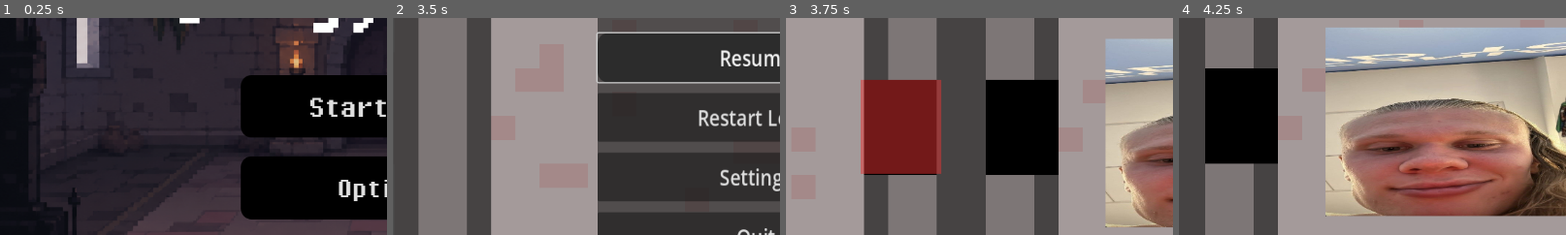
Above: before the commit, frames 1-4 (left to right).
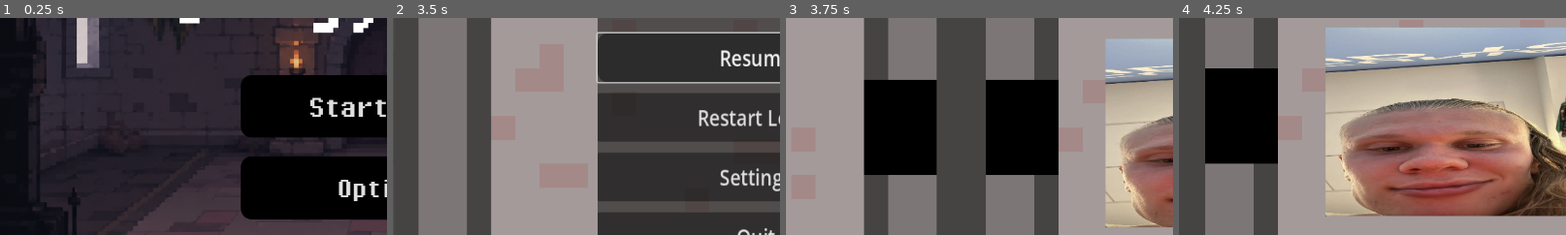
Above: after the commit, the same moments.

Repository: gx040502/energy-knight
Game: Godot game, scene res://Sinyen/main_menu/scenes/main_menu.tscn
Two runs of this game, one before a commit and one after it. Both use one fixed random seed, a clock stepped at 60 frames per second and the inputs below.
Inputs (mouse positions are % of the whole screen's width and height, from its top left):
- Up to frame 1 (0.25 s): no input
- Up to frame 2 (3.5 s): click "Start Game" at 0.5 s; click "Level 1" at 1.25 s; move the mouse to (72, 45) at 2.02 s; hold D (right) 2.03-2.75 s; tap Space (dash) at 2.1 s; click (72, 45) at 2.17 s; click "II" at 2.75 s
- Up to frame 3 (3.75 s): click "Restart Level" at 3.5 s
- Up to frame 4 (4.25 s): no input
The pictures show only the part of the screen within x 0-50%, y 28-78%; the shares and areas given below are measured in that part.

Frames 1-2 are identical in both runs. In frame 3, 9.0% of the frame differs, in the area x 19-41%, y 28-72%; in frame 4, nothing differs.
Error after the commit: Parse Error: Preload file "res://ChiHong/enemies/archer.tscn" does not exist. (res://JunZhi/spawner/enemy_spawner.gd:7)

Commit message:
Fixed Jun Zhi Part

Diff:
--- a/JunZhi/enemies/knockback_scout.tscn
+++ b/JunZhi/enemies/knockback_scout.tscn
@@ -51,6 +51,23 @@
 "texture": SubResource("AtlasTexture_lb6c7")
 }],
 "loop": true,
+"name": &"attack",
+"speed": 5.0
+}, {
+"frames": [{
+"duration": 1.0,
+"texture": SubResource("AtlasTexture_477d6")
+}, {
+"duration": 1.0,
+"texture": SubResource("AtlasTexture_ug30b")
+}, {
+"duration": 1.0,
+"texture": SubResource("AtlasTexture_6dmt7")
+}, {
+"duration": 1.0,
+"texture": SubResource("AtlasTexture_lb6c7")
+}],
+"loop": true,
 "name": &"idle",
 "speed": 5.0
 }, {
@@ -87,8 +104,8 @@
 position = Vector2(0, -1)
 scale = Vector2(1, 1.03125)
 sprite_frames = SubResource("SpriteFrames_kbscout")
-animation = &"idle"
+animation = &"attack"
 autoplay = "idle"
 
-[node name="CollisionShape2D" type="CollisionShape2D" parent="." unique_id=1469711373]
+[node name="CollisionShape2D" type="CollisionShape2D" parent="." unique_id=1469711373 groups=["enemies"]]
 shape = SubResource("CapsuleShape2D_usyjn")
--- a/JunZhi/enemies/mage.tscn
+++ b/JunZhi/enemies/mage.tscn
@@ -1,9 +1,8 @@
 [gd_scene format=3 uid="uid://dj1cxjh4pewh4"]
 
-[ext_resource type="Script" uid="uid://cx8mage1kzab4d" path="res://JunZhi/enemies/mage.gd" id="1_mage"]
+[ext_resource type="Script" uid="uid://dc78u3vr0l6or" path="res://JunZhi/enemies/mage.gd" id="1_mage"]
 [ext_resource type="Texture2D" uid="uid://mh0508gr10kd" path="res://ChiHong/enemies/spritesheet.png" id="2_mage"]
 
-; --- Idle frames (row y=0, 4 × 64 px wide) ---
 [sub_resource type="AtlasTexture" id="AtlasTexture_mage_i0"]
 atlas = ExtResource("2_mage")
 region = Rect2(0, 0, 64, 64)
@@ -20,7 +19,6 @@
 atlas = ExtResource("2_mage")
 region = Rect2(192, 0, 64, 64)
 
-; --- Walk frames (row y=64) ---
 [sub_resource type="AtlasTexture" id="AtlasTexture_mage_w0"]
 atlas = ExtResource("2_mage")
 region = Rect2(0, 64, 64, 64)
@@ -39,12 +37,36 @@
 
 [sub_resource type="SpriteFrames" id="SpriteFrames_mage"]
 animations = [{
-"frames": [{ "duration": 1.0, "texture": SubResource("AtlasTexture_mage_i0") }, { "duration": 1.0, "texture": SubResource("AtlasTexture_mage_i1") }, { "duration": 1.0, "texture": SubResource("AtlasTexture_mage_i2") }, { "duration": 1.0, "texture": SubResource("AtlasTexture_mage_i3") }],
+"frames": [{
+"duration": 1.0,
+"texture": SubResource("AtlasTexture_mage_i0")
+}, {
+"duration": 1.0,
+"texture": SubResource("AtlasTexture_mage_i1")
+}, {
+"duration": 1.0,
+"texture": SubResource("AtlasTexture_mage_i2")
+}, {
+"duration": 1.0,
+"texture": SubResource("AtlasTexture_mage_i3")
+}],
 "loop": true,
 "name": &"idle",
 "speed": 5.0
 }, {
-"frames": [{ "duration": 1.0, "texture": SubResource("AtlasTexture_mage_w0") }, { "duration": 1.0, "texture": SubResource("AtlasTexture_mage_w1") }, { "duration": 1.0, "texture": SubResource("AtlasTexture_mage_w2") }, { "duration": 1.0, "texture": SubResource("AtlasTexture_mage_w3") }],
+"frames": [{
+"duration": 1.0,
+"texture": SubResource("AtlasTexture_mage_w0")
+}, {
+"duration": 1.0,
+"texture": SubResource("AtlasTexture_mage_w1")
+}, {
+"duration": 1.0,
+"texture": SubResource("AtlasTexture_mage_w2")
+}, {
+"duration": 1.0,
+"texture": SubResource("AtlasTexture_mage_w3")
+}],
 "loop": true,
 "name": &"walk",
 "speed": 5.0
@@ -54,52 +76,45 @@
 radius = 25.0
 height = 84.0
 
-; Large detection circle (~250 px radius)
 [sub_resource type="CircleShape2D" id="CircleShape2D_mage_detect"]
 radius = 250.0
 
-; Small flee/proximity circle (~110 px radius)
 [sub_resource type="CircleShape2D" id="CircleShape2D_mage_flee"]
 radius = 110.0
 
-; --- Scene tree ---
-[node name="Mage" type="CharacterBody2D" groups=["enemies"]]
+[node name="Mage" type="CharacterBody2D" unique_id=1002057991 groups=["enemies"]]
 z_index = 8
 collision_layer = 4
 collision_mask = 3
 motion_mode = 1
 script = ExtResource("1_mage")
 
-[node name="AnimatedSprite2D" type="AnimatedSprite2D" parent="."]
+[node name="AnimatedSprite2D" type="AnimatedSprite2D" parent="." unique_id=1398969214]
 position = Vector2(0, -1)
-scale = Vector2(1.0, 1.03)
+scale = Vector2(1, 1.03)
 sprite_frames = SubResource("SpriteFrames_mage")
 animation = &"idle"
 autoplay = "idle"
 
-[node name="CollisionShape2D" type="CollisionShape2D" parent="."]
+[node name="CollisionShape2D" type="CollisionShape2D" parent="." unique_id=525675166]
 shape = SubResource("CapsuleShape2D_mage")
 
-; Detection area – mask=1 so it detects bodies on the player layer
-[node name="DetectionArea" type="Area2D" parent="."]
+[node name="DetectionArea" type="Area2D" parent="." unique_id=793850476]
 collision_layer = 0
-collision_mask = 1
 
-[node name="CollisionShape2D" type="CollisionShape2D" parent="DetectionArea"]
+[node name="CollisionShape2D" type="CollisionShape2D" parent="DetectionArea" unique_id=1704513131]
 shape = SubResource("CircleShape2D_mage_detect")
 
-; Flee area – mask=1, smaller radius
-[node name="FleeArea" type="Area2D" parent="."]
+[node name="FleeArea" type="Area2D" parent="." unique_id=181136502]
 collision_layer = 0
-collision_mask = 1
 
-[node name="CollisionShape2D" type="CollisionShape2D" parent="FleeArea"]
+[node name="CollisionShape2D" type="CollisionShape2D" parent="FleeArea" unique_id=2107382]
 shape = SubResource("CircleShape2D_mage_flee")
 
-[node name="Telegraph" type="Timer" parent="."]
+[node name="Telegraph" type="Timer" parent="." unique_id=1220646074]
 wait_time = 0.8
 one_shot = true
 
-[node name="Cooldown" type="Timer" parent="."]
+[node name="Cooldown" type="Timer" parent="." unique_id=1798115213]
 wait_time = 3.0
 one_shot = true
--- a/JunZhi/hazards/wall_crossbow.gd
+++ b/JunZhi/hazards/wall_crossbow.gd
@@ -32,14 +32,9 @@
 	bolt.bolt_damage = bolt_damage
 
 	# Add to the scene tree FIRST so global_position has a valid parent
-	# transform. Setting it before add_child makes Godot store the
-	# world-space value as a local position, putting the bolt off-screen.
 	get_parent().add_child(bolt)
 	bolt.global_position = global_position + direction.normalized() * 60.0
 
-	# Auto-destroy bolt after lifetime (acts as a range limiter)
+	# Auto-destroy bolt after lifetime safely without using inline lambda captures
 	var life_timer := get_tree().create_timer(bolt_lifetime)
-	life_timer.timeout.connect(func() -> void:
-		if is_instance_valid(bolt):
-			bolt.queue_free()
-	)
+	life_timer.timeout.connect(bolt.queue_free)
--- a/JunZhi/spawner/enemy_spawner.gd
+++ b/JunZhi/spawner/enemy_spawner.gd
@@ -4,6 +4,7 @@
 var scout_scene = preload("res://ChiHong/enemies/scout.tscn")
 var kb_scout_scene = preload("res://JunZhi/enemies/knockback_scout.tscn")
 var mage_scene = preload("res://JunZhi/enemies/mage.tscn")
+var archer_scene = preload("res://ChiHong/enemies/archer.tscn")
 
 var spawned_enemies: Array = []
 var barriers: Array = []
@@ -17,6 +18,13 @@
 func _on_room_entered(room: Node2D) -> void:
 	if room == room_node and not has_spawned:
 		has_spawned = true
+
+		# Check if player started in this room
+		var dist_to_player = (player_pos() - room_node.global_position - Vector2(576, 324)).length()
+		if dist_to_player < 150.0:
+			queue_free()
+			return
+
 		spawn_wave()
 
 func player_pos() -> Vector2:
@@ -31,15 +39,19 @@
 	# Spawn 1-3 random enemies
 	var count = randi_range(1, 3)
 	for i in range(count):
-		# 50% Scout, 30% Knockback Scout, 20% Mage
+		# Probability distribution: 40% Scout, 25% Knockback Scout, 20% Mage, 15% Archer
 		var roll = randf()
-		var enemy_scene
-		if roll < 0.50:
+		var enemy_scene = scout_scene # Default fallback
+
+		if roll < 0.35:
 			enemy_scene = scout_scene
-		elif roll < 0.80:
+		elif roll < 0.50:
 			enemy_scene = kb_scout_scene
+		elif roll < 0.65:
+			enemy_scene = mage_scene
 		else:
-			enemy_scene = mage_scene
+			enemy_scene = archer_scene
+
 		var enemy_instance = enemy_scene.instantiate()
 
 		# Pick a random spawn position within room inner bounds
--- a/JunZhi/spawner/hazard_spawner.gd
+++ b/JunZhi/spawner/hazard_spawner.gd
@@ -1,70 +1,65 @@
 extends Node2D
 class_name HazardSpawner
 
-# --- HAZARD SPAWNER (Milestone 2 - Khor Jun Zhi) ---
-# Works like EnemySpawner: add this node as a child of a room scene.
-# When the player enters the room, it randomly mounts WallCrossbows on
-# 1-2 walls. Each wall has a fixed mount strip derived from dungeon_room.tscn.
-#
-# Usage: instance hazard_spawner.tscn into a room, done.
+# --- HAZARD SPAWNER ---
+var crossbow_scene: PackedScene = preload("res://JunZhi/hazards/wall_crossbow.tscn")
+var spike_scene: PackedScene = preload("res://ChiHong/trap/SpikeTrap.tscn")       # Update with your actual path
+var bomb_scene: PackedScene = preload("res://ChiHong/trap/ProximityBomb.tscn") # Update with your actual path
 
-var crossbow_scene: PackedScene = preload("res://JunZhi/hazards/wall_crossbow.tscn")
-
-@export var spawn_chance: float = 0.65   # Probability crossbows appear at all
-@export var max_crossbows: int = 2       # Max walls that get a crossbow (1..max)
+@export var spawn_chance: float = 0.75    # Probability hazards appear
+@export var max_crossbows: int = 2        # Max wall crossbows
+@export var max_floor_hazards: int = 3    # Max floor traps/bombs (spike traps or bombs)
 
 var has_spawned: bool = false
 var room_node: Node2D = null
 
-# ---------------------------------------------------------------------------
-# WALL SLOT TABLE  (positions in the room's LOCAL coordinate space)
-#
-# Only top and bottom walls are used:
-#   • DoorUp   is centred at x ≈ 577, gap ≈ 142 px wide  → avoid x 490–660
-#   • DoorDown is centred at x ≈ 584, gap ≈ 141 px wide  → avoid x 490–660
-# Vertical (left/right) walls are skipped – the door gap takes up most of
-# the available strip height and would cause crossbows to block passages.
-# ---------------------------------------------------------------------------
+# Wall slot positions (same as before)
 const WALL_SLOTS: Array = [
-	# Top wall – fire downward, LEFT of door gap
 	{ "pos_min": Vector2(220, 130), "pos_max": Vector2(470, 130), "dir": Vector2( 0,  1) },
-	# Top wall – fire downward, RIGHT of door gap
 	{ "pos_min": Vector2(680, 130), "pos_max": Vector2(940, 130), "dir": Vector2( 0,  1) },
-	# Bottom wall – fire upward, LEFT of door gap
 	{ "pos_min": Vector2(220, 540), "pos_max": Vector2(470, 540), "dir": Vector2( 0, -1) },
-	# Bottom wall – fire upward, RIGHT of door gap
 	{ "pos_min": Vector2(680, 540), "pos_max": Vector2(940, 540), "dir": Vector2( 0, -1) },
 ]
-
 
 func _ready() -> void:
 	room_node = get_parent()
 	Events.room_entered.connect(_on_room_entered)
 
-
 func _on_room_entered(room: Node2D) -> void:
 	if room == room_node and not has_spawned:
 		has_spawned = true
 		if randf() < spawn_chance:
-			spawn_crossbows()
+			spawn_hazards()
 
-
-func spawn_crossbows() -> void:
-	# Shuffle the slot list so we never pick the same walls every time
+func spawn_hazards() -> void:
+	# 1. Spawn Wall Crossbows
 	var slots: Array = WALL_SLOTS.duplicate()
 	slots.shuffle()
+	var crossbow_count: int = randi_range(1, max_crossbows)
+	crossbow_count = mini(crossbow_count, slots.size())
 
-	var count: int = randi_range(1, max_crossbows)
-	count = mini(count, slots.size())
-
-	for i in range(count):
+	for i in range(crossbow_count):
 		var slot: Dictionary = slots[i]
-		# Random position between pos_min and pos_max
 		var local_pos := Vector2(
 			randf_range(slot["pos_min"].x, slot["pos_max"].x),
 			randf_range(slot["pos_min"].y, slot["pos_max"].y)
 		)
 		var crossbow: WallCrossbow = crossbow_scene.instantiate() as WallCrossbow
 		crossbow.direction = slot["dir"]
-		crossbow.position = local_pos   # Local to room_node
+		crossbow.position = local_pos
 		room_node.call_deferred("add_child", crossbow)
+
+	# 2. Randomly Spawn Floor Hazards (Spike Traps or Proximity Bombs)
+	var floor_hazard_count: int = randi_range(1, max_floor_hazards)
+	for i in range(floor_hazard_count):
+		var hazard_scene = spike_scene if randf() < 0.5 else bomb_scene
+		var hazard_instance = hazard_scene.instantiate()
+
+		# Pick a random safe floor position inside the room bounds (avoiding center/doors)
+		var floor_pos := Vector2(
+			randf_range(280, 880),
+			randf_range(220, 480)
+		)
+
+		hazard_instance.position = floor_pos
+		room_node.call_deferred("add_child", hazard_instance)
--- a/JunZhi/spawner/hazard_spawner.tscn
+++ b/JunZhi/spawner/hazard_spawner.tscn
@@ -1,6 +1,6 @@
 [gd_scene format=3 uid="uid://dmxewlq5hjk72"]
 
-[ext_resource type="Script" uid="uid://bhazspawn1gd2e" path="res://JunZhi/spawner/hazard_spawner.gd" id="1_hazspawn"]
+[ext_resource type="Script" uid="uid://cmw3spp5efmhq" path="res://JunZhi/spawner/hazard_spawner.gd" id="1_hazspawn"]
 
-[node name="HazardSpawner" type="Node2D"]
+[node name="HazardSpawner" type="Node2D" unique_id=111474416]
 script = ExtResource("1_hazspawn")
